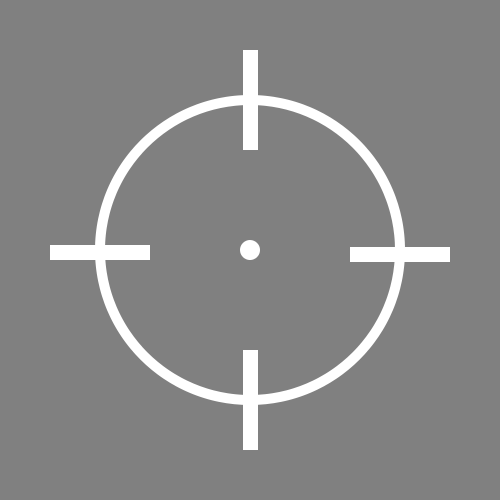
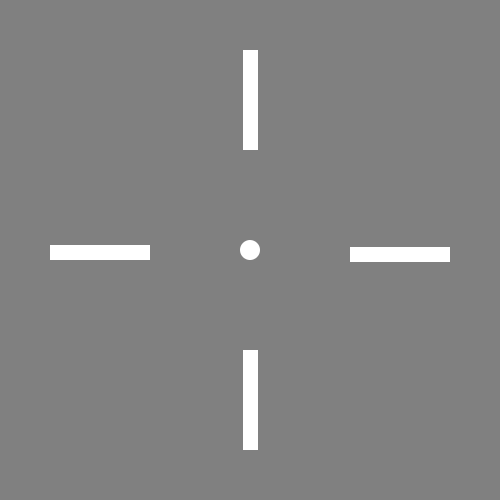
Two versions of the same layered image (500x500). Layer-by-layer changes:
hid "Ellipse 1" over [95, 95, 405, 405]
